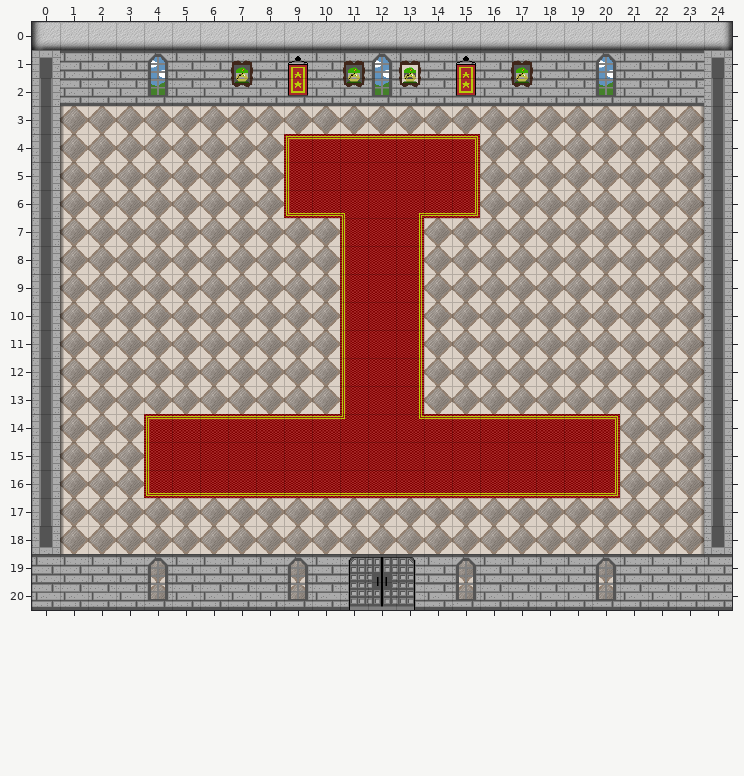
Two versions of a level (Tiled map, tiles_map/LaserBossRoom.tmx). That is the earlier state.
Cells are 32x32 px. Shown: x 0..24, y 0..20. Tiles whose own drawing changed are shown in their newer look in all pictures.
The result:
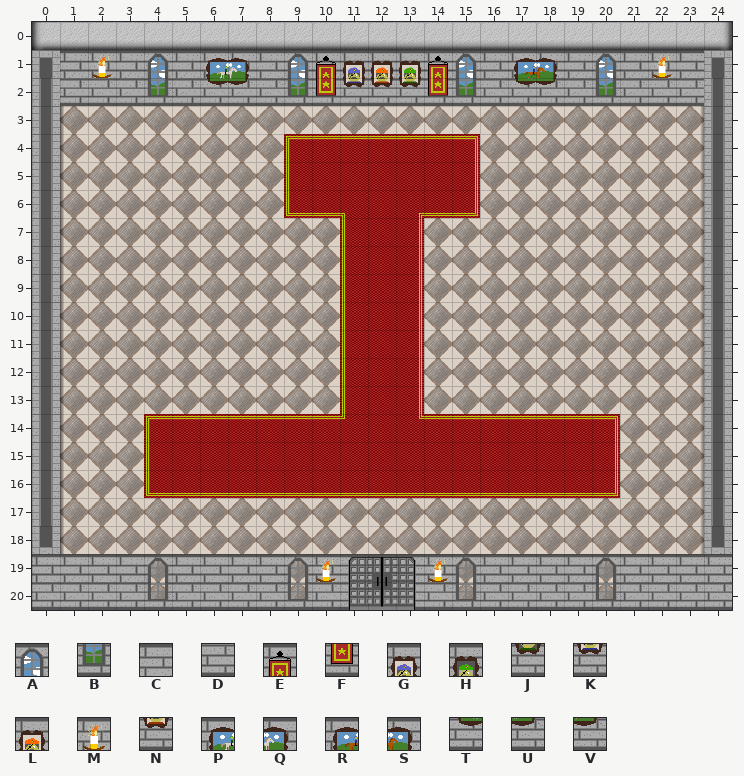
Key: from "Terrain_set": A 27, B 28, C 29, D 30, E 31, F 32, G 42, H 45, J 46, K 47, L 49, M 52, N 54; from "indoor_terrain_set": P 40, Q 41, R 42, S 43, T 45, U 46, V 48.
_ is an empty cell, . an unchanged one.
Diff:
--- layer "Terrain_TL"
@@ x 2..22 @@
- 1 C...CH.ECHA.CE.HC...C
- 2 ....DJ.FDJB.DF.JD....
+ 1 M...PQ.AEGL.EA.RS...M
+ 2 ....TU.BFKN.FB.TV....
--- layer "Upper_TL"
@@ x 10..14 @@
-19 C...C
+19 M...M
Pixel boxes of the changes (left, top, right, bottom) in both pictures:
changed: (92, 54, 112, 78)
changed: (206, 58, 253, 87)
changed: (284, 53, 396, 103)
changed: (428, 53, 480, 103)
changed: (511, 58, 557, 87)
changed: (652, 54, 672, 78)
changed: (316, 558, 336, 582)
changed: (428, 558, 448, 582)
